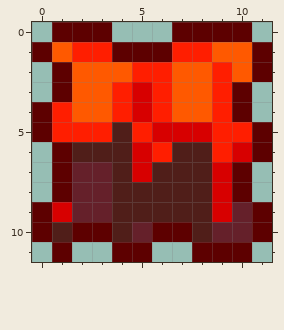
One commit to this pixel-art sprite: spr/block/outlmg.png. That is the earlier state.
The file is 12x12 pixels.
After:
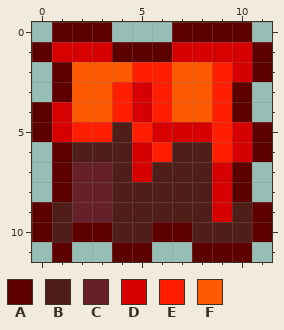
Palette (. is transparent): A #5d0000  B #501e19  C #65202a  D #d70000  E #ff1e00  F #ff5900
Change:
{"y":1,"x":1,"old":"FEE","new":"DDD"}
{"y":1,"x":7,"old":"EEFF","new":"DDDD"}
{"y":2,"x":10,"old":"F","new":"D"}
{"y":4,"x":1,"old":"E","new":"D"}
{"y":5,"x":1,"old":"E","new":"D"}
{"y":5,"x":10,"old":"E","new":"D"}
{"y":9,"x":1,"old":"D","new":"B"}
{"y":9,"x":10,"old":"C","new":"B"}
{"y":10,"x":5,"old":"C","new":"B"}
{"y":10,"x":9,"old":"CC","new":"BB"}
{"label":"changed","picture_box":[52,42,252,142]}
{"label":"changed","picture_box":[52,202,152,242]}
{"label":"changed","picture_box":[212,202,252,242]}
